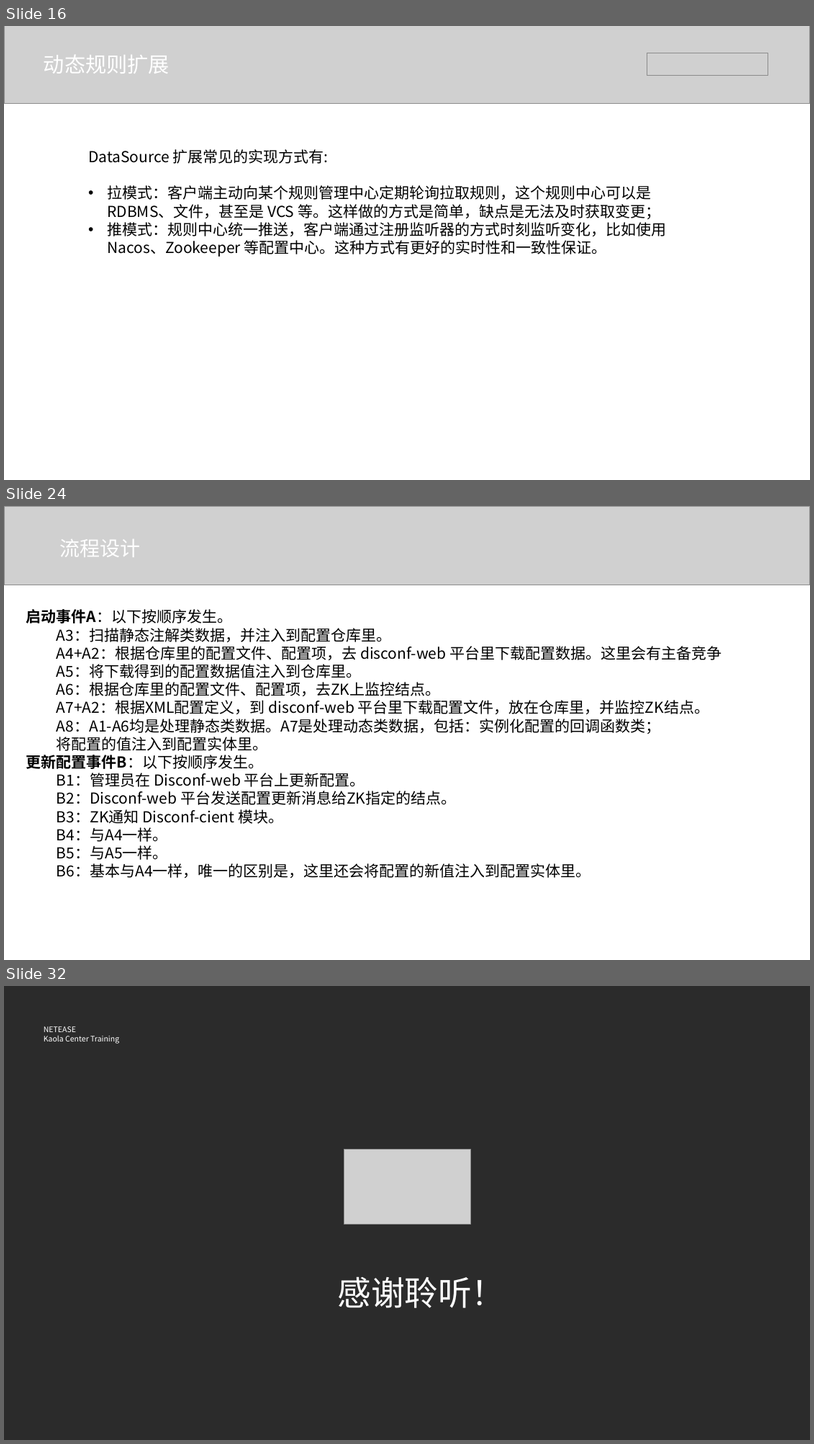
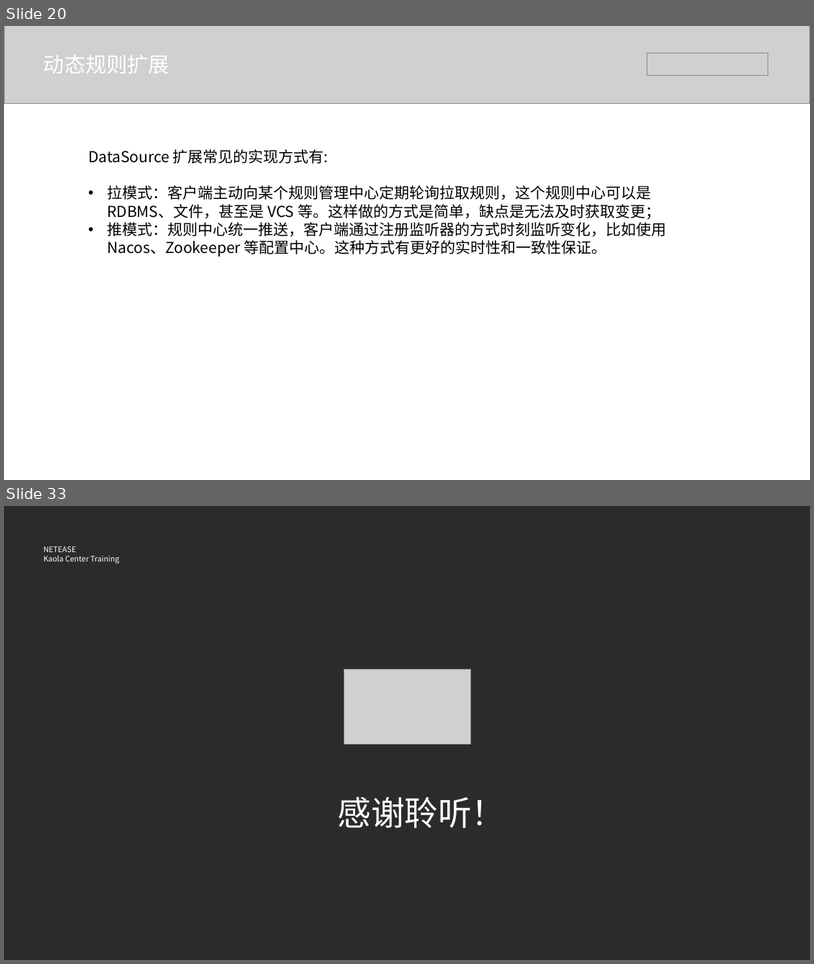
Before and after one commit to BraveMing/transfer-station, a slide deck: Sentinel基本原理.pptx. Shown one above the other, each under a label of ours: slides 16, 24 and 32 before the commit, slides 20 and 33 after it; the slides between them are not shown. The pictures are 814x1444 and 814x964 pixels, drawn with LibreOffice and Linux fonts; fonts in the diff are those of the drawing; grey boxes stand for pictures; background and template pictures are left out; a plain dark background stands for a picture behind light text. Boxes give left, top, right and bottom in pixels: in the first picture for what was removed or moved away, otherwise in the second. Text is boxed around its words. In the diff, an @@ line names an element or a change of style, - is before the commit and + after.

```diff
--- a/Sentinel基本原理.pptx
+++ b/Sentinel基本原理.pptx
@@ slide 24 removed at [4,506,810,960], background #FFFFFF @@
@@ picture removed at [4,506,810,585] @@
@@ text removed at [60,539,141,557] @@
-流程设计
@@ text removed at [26,609,722,878] @@
-启动事件A：以下按顺序发生。
-  A3：扫描静态注解类数据，并注入到配置仓库里。
-  A4+A2：根据仓库里的配置文件、配置项，去 disconf-web 平台里下载配置数据。这里会有主备竞争
-  A5：将下载得到的配置数据值注入到仓库里。
-  A6：根据仓库里的配置文件、配置项，去ZK上监控结点。
-  A7+A2：根据XML配置定义，到 disconf-web 平台里下载配置文件，放在仓库里，并监控ZK结点。
-  A8：A1-A6均是处理静态类数据。A7是处理动态类数据，包括：实例化配置的回调函数类；
-  将配置的值注入到配置实体里。
-更新配置事件B：以下按顺序发生。
-  B1：管理员在 Disconf-web 平台上更新配置。
-  B2：Disconf-web 平台发送配置更新消息给ZK指定的结点。
-  B3：ZK通知 Disconf-cient 模块。
-  B4：与A4一样。
-  B5：与A5一样。
-  B6：基本与A4一样，唯一的区别是，这里还会将配置的新值注入到配置实体里。
@@ what was slide 16 is now slide 20 @@
@@ what was slide 32 is now slide 33 @@
```
Also in this commit, not shown: 5 slides changed, 14 slides added, 12 other slides removed, 1 other file.
